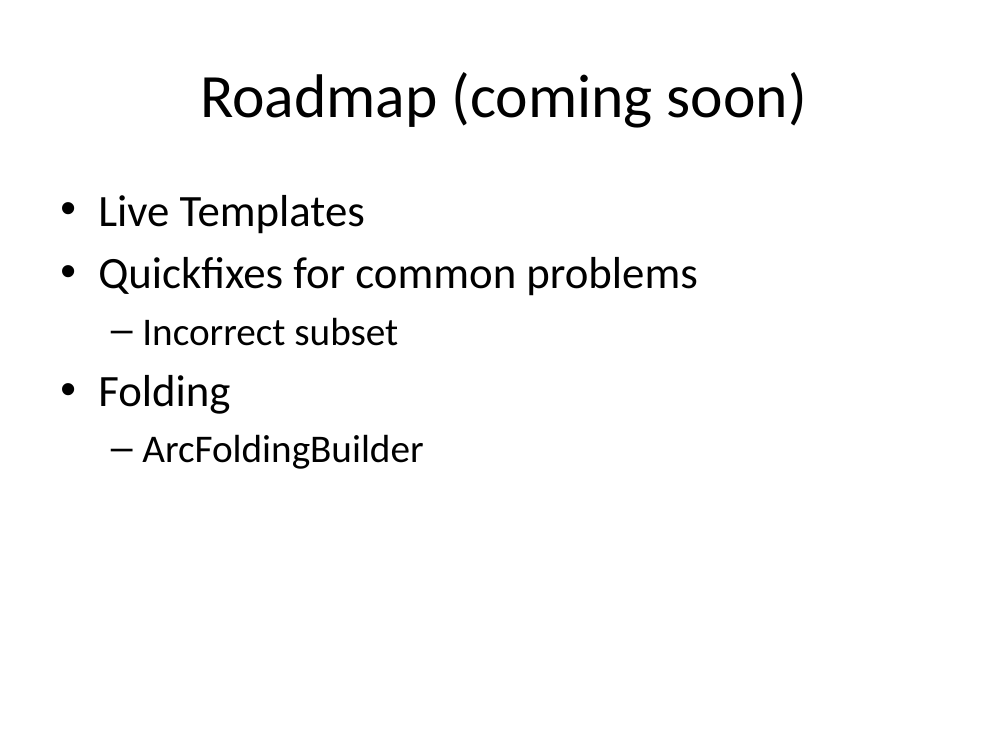
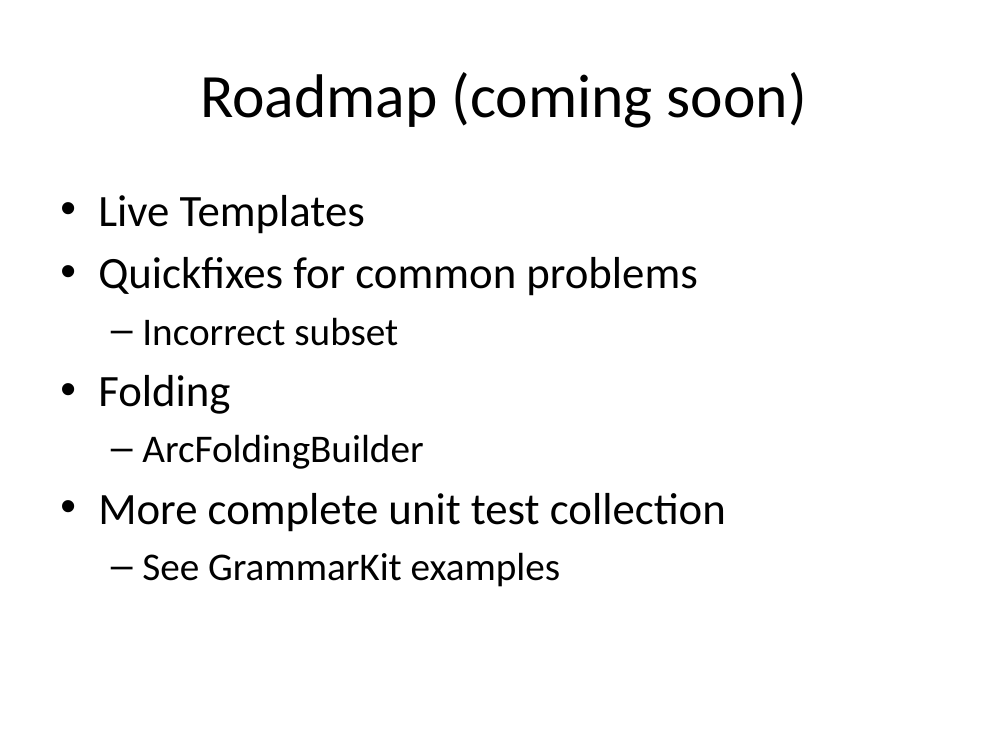
Before and after one commit to holgerbrandl/r4intellij, a slide deck: slide 2 of R4Intellij.pptx. Drawn at 1008x756 pixels with LibreOffice and Linux fonts; fonts in the diff are those of the drawing. Boxes give left, top, right and bottom in pixels: in the first picture for what was removed or moved away, otherwise in the second. Text is boxed around its words. In the diff, an @@ line names an element or a change of style, - is before the commit and + after.

```diff
--- a/R4Intellij.pptx
+++ b/R4Intellij.pptx
@@ text at [98, 493, 726, 587]: paragraphs added @@
+• More complete unit test collection
+  – See GrammarKit examples
```
Also in this commit, not shown: 2 other slides changed, 1 slide added, 6 other files.
